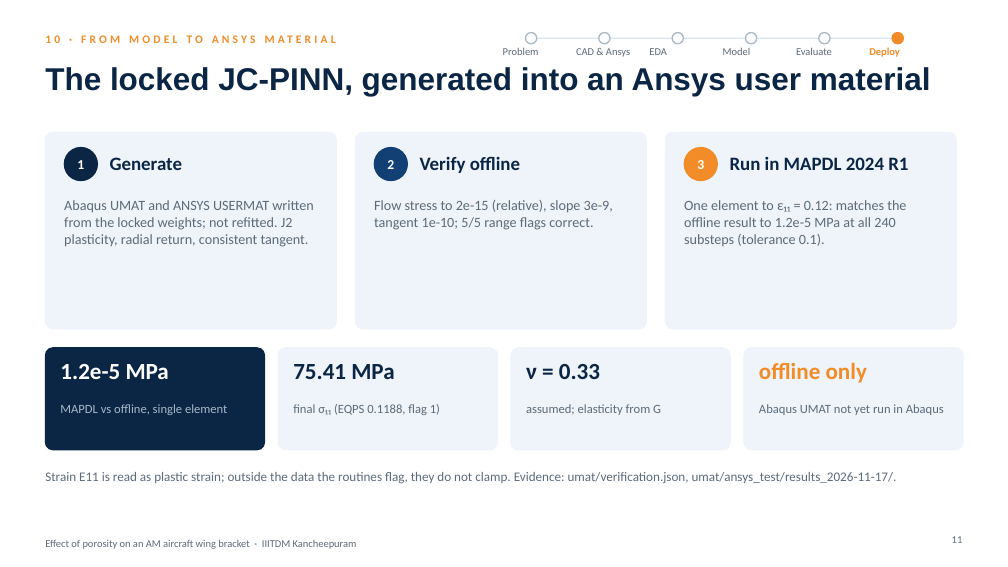
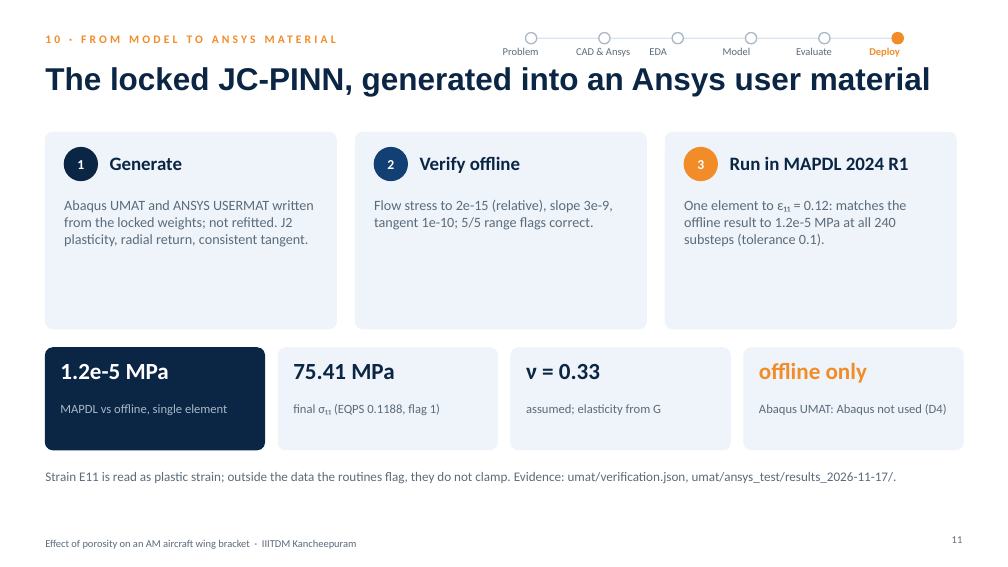
Before and after one commit to SaravananRamar06/MMM-ML, a slide deck: slide 11 of presentation/submission/Team8_Presentation_source.pptx. Drawn at 1008x567 pixels with LibreOffice and Linux fonts; fonts in the diff are those of the drawing. Boxes give left, top, right and bottom in pixels: in the first picture for what was removed or moved away, otherwise in the second. Text is boxed around its words. In the diff, an @@ line names an element or a change of style, - is before the commit and + after.

```diff
--- a/presentation/submission/Team8_Presentation_source.pptx
+++ b/presentation/submission/Team8_Presentation_source.pptx
@@ text at bbox=[759, 404, 947, 415]: text changed @@
-Abaqus UMAT not yet run in Abaqus
+Abaqus UMAT: Abaqus not used (D4)
```
Also in this commit, not shown: 5 other slides changed, 4 other files.
